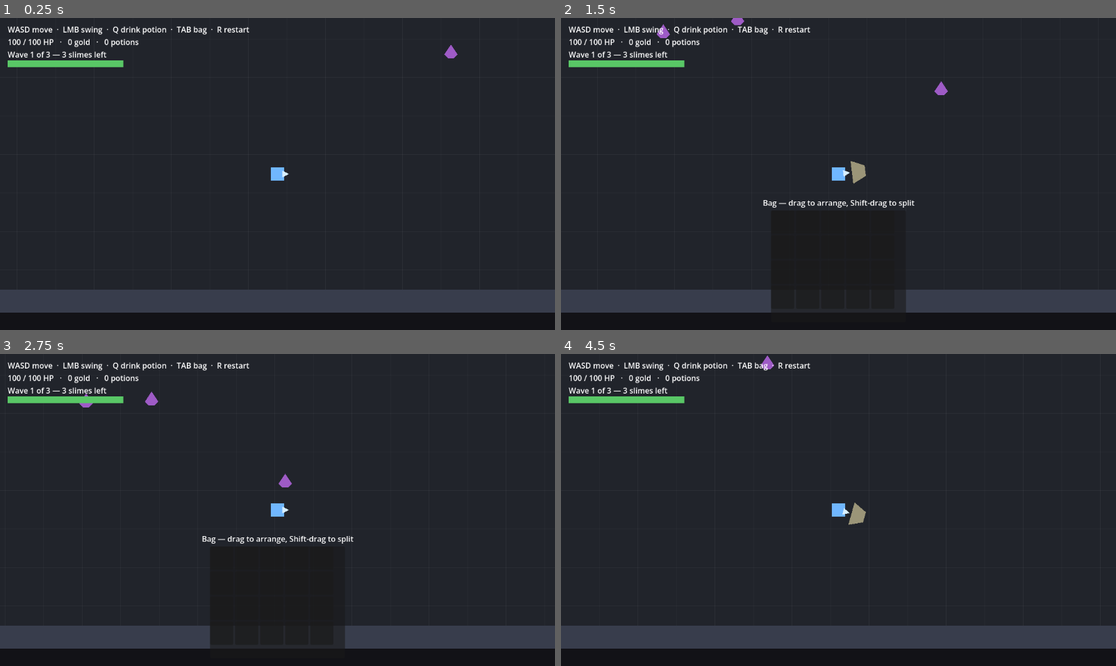
Above: before the commit, frames 1-4 (two rows, left to right).
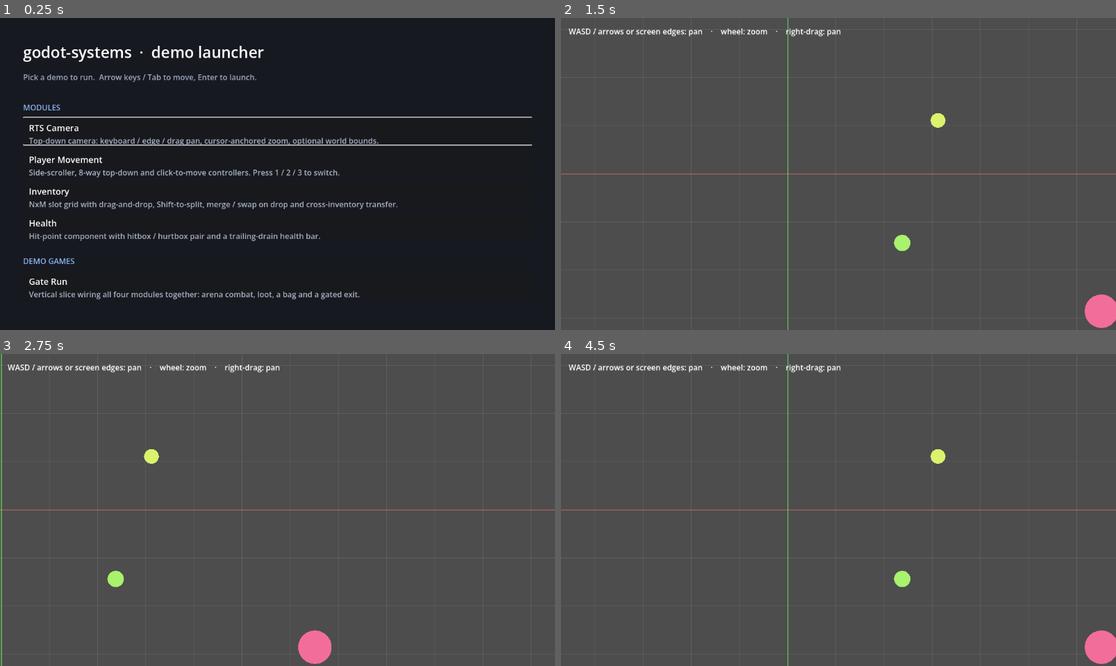
Above: after the commit, the same moments.

Repository: k1ng606/godot-systems
Game: Godot game, scene res://launcher/launcher.tscn
Two runs of this game, one before a commit and one after it. Both use one fixed random seed, a clock stepped at 60 frames per second and the inputs below. Before the commit the project starts from res://game/game.tscn.
Inputs (mouse positions are in pixels of both pictures, inside the frame that each line leads up to):
- Up to frame 1 (0.25 s): no input
- Up to frame 2 (1.5 s): click (838, 130) at 0.52 s; tap Enter at 1.25 s; move the mouse to (960, 158) at 1.27 s; hold D from 1.28 s (still down); tap Tab at 1.35 s; click (960, 158) at 1.42 s
- Up to frame 3 (2.75 s): tap Space at 1.52 s; release D at 2 s; drag from (166, 525) to (277, 510) at 2.02 s
- Up to frame 4 (4.5 s): move the mouse to (894, 441) at 2.77 s; hold A 2.78-3.5 s; tap R at 2.85 s; click (894, 441) at 2.92 s; drag from (810, 572) to (672, 463) at 3.52 s; tap Space at 4.25 s; move the mouse to (1005, 556) at 4.27 s; hold D from 4.28 s (still down); hold Ctrl from 4.28 s (still down); click (1005, 556) at 4.42 s

The runs differ from the first frame. In frame 1, 13% of the frame differs, in the area x 0-100%, y 2-95%; in frame 2, 95%, in the area x 0-100%, y 0-100%; in frame 3, 94%; in frame 4, 93%.

Commit message:
Add demo launcher splash screen as main scene
DemoLauncher (Control) lists every module demo and the Gate Run demo
game, grouped into "Modules" and "Demo games", and switches scene on
pick. Built entirely in code; depends only on scene paths, so it sits
outside the module folders like game/. Point run/main_scene at it and
document it in CLAUDE.md.

Co-Authored-By: Claude Sonnet 5 <noreply@anthropic.com>
Claude-Session: https://claude.ai/code/session_01Yc1ZrNXkXEsy9XSuqDvsK1

Diff:
--- /dev/null
+++ b/launcher/launcher.gd
@@ -0,0 +1,165 @@
+class_name DemoLauncher
+extends Control
+
+## Splash screen that lists every demo in the repository and switches the running
+## scene to the one you pick. Self-contained: it depends only on scene paths, so
+## it lives outside the module folders (like `game/`) and is wired up as
+## `run/main_scene`. The whole UI is built in code to keep the scene file tiny.
+##
+## Drop-in note: this is a workbench entry point, not a reusable module. Copying a
+## single module folder into another project does not need this file.
+
+## One launchable demo: a display name, a short blurb and the scene to load.
+class DemoEntry:
+	var name: String
+	var blurb: String
+	var scene_path: String
+
+	func _init(p_name: String, p_blurb: String, p_scene_path: String) -> void:
+		name = p_name
+		blurb = p_blurb
+		scene_path = p_scene_path
+
+
+## Categories shown top to bottom, each with its own list of demos.
+var _catalog: Array = [
+	{
+		"title": "Modules",
+		"demos": [
+			DemoEntry.new(
+				"RTS Camera",
+				"Top-down camera: keyboard / edge / drag pan, cursor-anchored zoom, optional world bounds.",
+				"res://rts_camera/demo.tscn"),
+			DemoEntry.new(
+				"Player Movement",
+				"Side-scroller, 8-way top-down and click-to-move controllers. Press 1 / 2 / 3 to switch.",
+				"res://player_movement/demo.tscn"),
+			DemoEntry.new(
+				"Inventory",
+				"NxM slot grid with drag-and-drop, Shift-to-split, merge / swap on drop and cross-inventory transfer.",
+				"res://inventory/demo.tscn"),
+			DemoEntry.new(
+				"Health",
+				"Hit-point component with hitbox / hurtbox pair and a trailing-drain health bar.",
+				"res://health/demo.tscn"),
+		],
+	},
+	{
+		"title": "Demo games",
+		"demos": [
+			DemoEntry.new(
+				"Gate Run",
+				"Vertical slice wiring all four modules together: arena combat, loot, a bag and a gated exit.",
+				"res://game/game.tscn"),
+		],
+	},
+]
+
+@onready var _title_font_size: int = 32
+
+
+func _ready() -> void:
+	set_anchors_preset(Control.PRESET_FULL_RECT)
+	_build_ui()
+
+
+func _build_ui() -> void:
+	var background := ColorRect.new()
+	background.color = Color(0.09, 0.10, 0.13)
+	background.set_anchors_preset(Control.PRESET_FULL_RECT)
+	background.mouse_filter = Control.MOUSE_FILTER_IGNORE
+	add_child(background)
+
+	var margin := MarginContainer.new()
+	margin.set_anchors_preset(Control.PRESET_FULL_RECT)
+	for side: String in ["left", "right", "top", "bottom"]:
+		margin.add_theme_constant_override("margin_" + side, 48)
+	add_child(margin)
+
+	var column := VBoxContainer.new()
+	column.add_theme_constant_override("separation", 18)
+	margin.add_child(column)
+
+	var heading := Label.new()
+	heading.text = "godot-systems  ·  demo launcher"
+	heading.add_theme_font_size_override("font_size", _title_font_size)
+	column.add_child(heading)
+
+	var hint := Label.new()
+	hint.text = "Pick a demo to run.  Arrow keys / Tab to move, Enter to launch."
+	hint.add_theme_color_override("font_color", Color(0.62, 0.66, 0.74))
+	column.add_child(hint)
+
+	var scroll := ScrollContainer.new()
+	scroll.horizontal_scroll_mode = ScrollContainer.SCROLL_MODE_DISABLED
+	scroll.size_flags_vertical = Control.SIZE_EXPAND_FILL
+	column.add_child(scroll)
+
+	var list := VBoxContainer.new()
+	list.size_flags_horizontal = Control.SIZE_EXPAND_FILL
+	list.add_theme_constant_override("separation", 10)
+	scroll.add_child(list)
+
+	var first_button: Button = null
+	for category: Dictionary in _catalog:
+		var section := Label.new()
+		section.text = String(category["title"]).to_upper()
+		section.add_theme_font_size_override("font_size", 16)
+		section.add_theme_color_override("font_color", Color(0.55, 0.72, 0.95))
+		list.add_child(_spacer(12))
+		list.add_child(section)
+
+		for demo: DemoEntry in category["demos"]:
+			var button := _make_demo_button(demo)
+			list.add_child(button)
+			if first_button == null:
+				first_button = button
+
+	if first_button != null:
+		first_button.grab_focus()
+
+
+func _make_demo_button(demo: DemoEntry) -> Button:
+	var button := Button.new()
+	button.focus_mode = Control.FOCUS_ALL
+	button.mouse_default_cursor_shape = Control.CURSOR_POINTING_HAND
+	button.custom_minimum_size = Vector2(0, 56)
+	button.size_flags_horizontal = Control.SIZE_EXPAND_FILL
+	button.tooltip_text = demo.scene_path
+	button.pressed.connect(_launch.bind(demo))
+
+	# Two-line label (name over blurb) laid out inside the button.
+	var rows := VBoxContainer.new()
+	rows.mouse_filter = Control.MOUSE_FILTER_IGNORE
+	rows.set_anchors_preset(Control.PRESET_FULL_RECT)
+	rows.add_theme_constant_override("separation", 2)
+	rows.offset_left = 12
+	rows.offset_right = -12
+	rows.offset_top = 8
+	rows.offset_bottom = -8
+
+	var name_label := Label.new()
+	name_label.text = demo.name
+	name_label.add_theme_font_size_override("font_size", 18)
+	rows.add_child(name_label)
+
+	var blurb_label := Label.new()
+	blurb_label.text = demo.blurb
+	blurb_label.autowrap_mode = TextServer.AUTOWRAP_WORD_SMART
+	blurb_label.add_theme_color_override("font_color", Color(0.66, 0.70, 0.78))
+	rows.add_child(blurb_label)
+
+	button.add_child(rows)
+	return button
+
+
+func _spacer(height: int) -> Control:
+	var spacer := Control.new()
+	spacer.custom_minimum_size = Vector2(0, height)
+	return spacer
+
+
+func _launch(demo: DemoEntry) -> void:
+	var result: int = get_tree().change_scene_to_file(demo.scene_path)
+	if result != OK:
+		push_error("DemoLauncher: could not load %s (error %d)" % [demo.scene_path, result])
--- /dev/null
+++ b/launcher/launcher.tscn
@@ -0,0 +1,12 @@
+[gd_scene load_steps=2 format=3 uid="uid://clauncher0launcherscn"]
+
+[ext_resource type="Script" path="res://launcher/launcher.gd" id="1_launcher"]
+
+[node name="Launcher" type="Control"]
+layout_mode = 3
+anchors_preset = 15
+anchor_right = 1.0
+anchor_bottom = 1.0
+grow_horizontal = 2
+grow_vertical = 2
+script = ExtResource("1_launcher")
--- a/project.godot
+++ b/project.godot
@@ -12,5 +12,5 @@
 
 config/name="godot-systems"
 config/description="A library of modular, reusable 2D Godot features."
-run/main_scene="res://game/game.tscn"
+run/main_scene="res://launcher/launcher.tscn"
 config/features=PackedStringArray("4.7", "Forward Plus")
Not shown, added: launcher/launcher.gd.uid
Not shown, changed: CLAUDE.md
